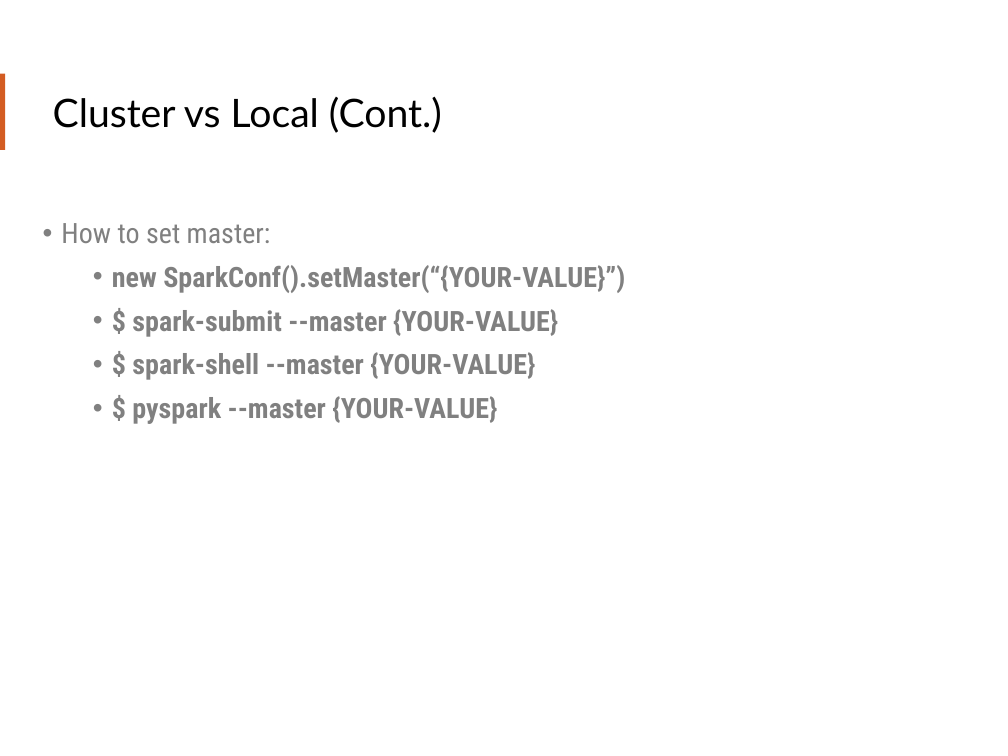
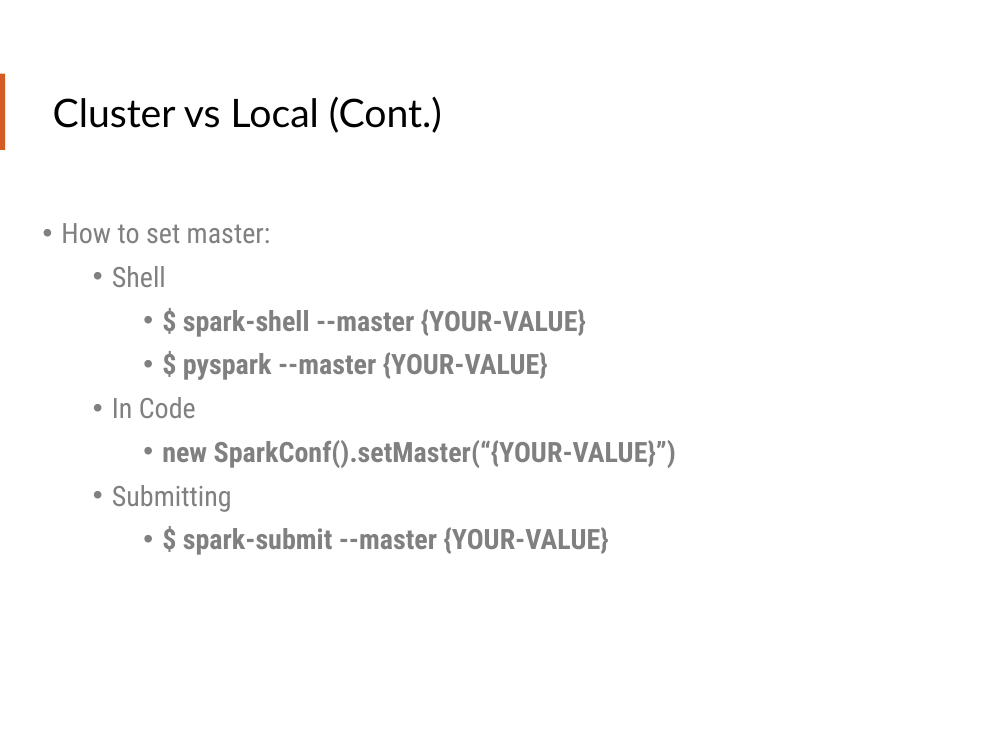
Before and after one commit to teamclairvoyant/intro-to-spark, a slide deck: slide 28 of Intro to Apache Spark Slides.pptx. Drawn at 1008x756 pixels with LibreOffice and Linux fonts; fonts in the diff are those of the drawing. Boxes give left, top, right and bottom in pixels: in the first picture for what was removed or moved away, otherwise in the second. Text is boxed around its words. In the diff, an @@ line names an element or a change of style, - is before the commit and + after.

```diff
--- a/Intro to Apache Spark Slides.pptx
+++ b/Intro to Apache Spark Slides.pptx
@@ text at (112, 266, 166, 287): text changed; bold off @@
-  • new SparkConf().setMaster(“{YOUR-VALUE}”)
-  • $ spark-submit --master {YOUR-VALUE}
+  • Shell
@@ text at (183, 309, 586, 380): list level 2 to 3 in "$ spark-shell --master {YOUR-VALUE}"; list level 2 to 3 in "$ pyspark --master {YOUR-VALUE}" @@
@@ text at (112, 397, 676, 555): paragraphs added @@
+  • In Code
+    • new SparkConf().setMaster(“{YOUR-VALUE}”)
+  • Submitting
+    • $ spark-submit --master {YOUR-VALUE}
```
Also in this commit, not shown: 20 other slides changed, 3 slides added, 1 slide removed.
